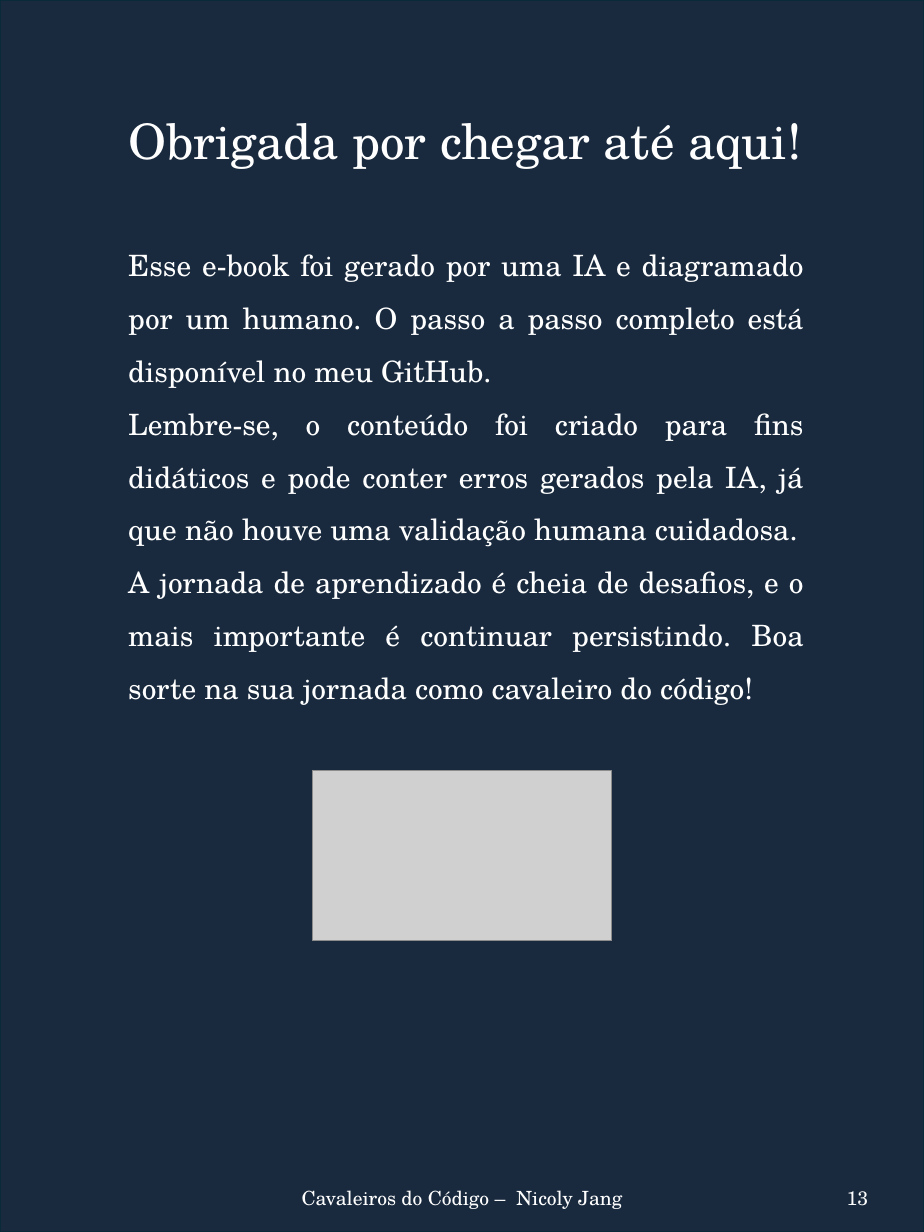
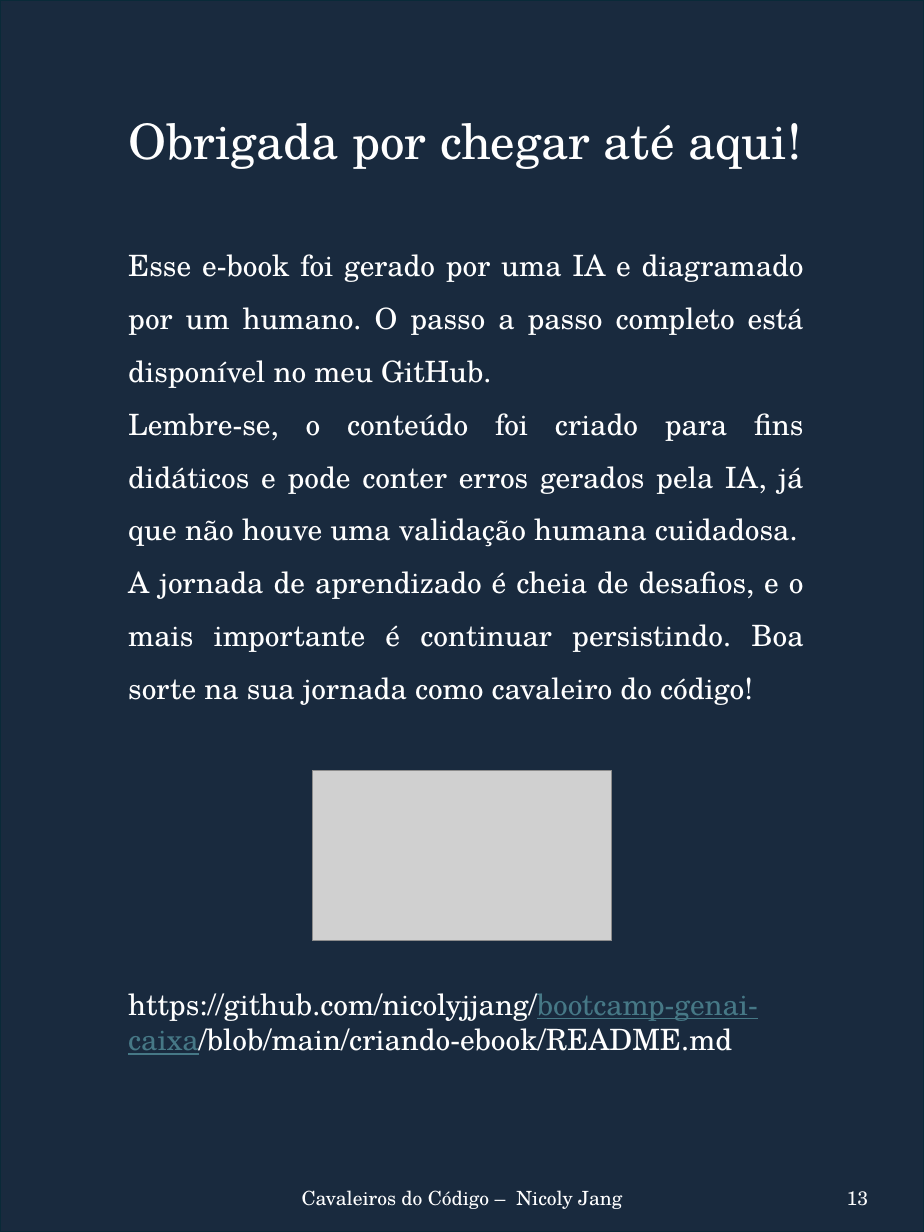
Before and after one commit to nicolyjjang/bootcamp-genai-caixa, a slide deck: slide 13 of criando-ebook/output/template.pptx. Drawn at 924x1232 pixels with LibreOffice and Linux fonts; fonts in the diff are those of the drawing; grey boxes stand for pictures. Boxes give left, top, right and bottom in pixels: in the first picture for what was removed or moved away, otherwise in the second. Text is boxed around its words. In the diff, an @@ line names an element or a change of style, - is before the commit and + after.

```diff
--- a/criando-ebook/output/template.pptx
+++ b/criando-ebook/output/template.pptx
@@ text added at box(128, 993, 758, 1055), 24 pt, text #FFFFFF @@
+https://github.com/nicolyjjang/bootcamp-genai-caixa/blob/main/criando-ebook/README.md
```
Also in this commit, not shown: 8 other files.
